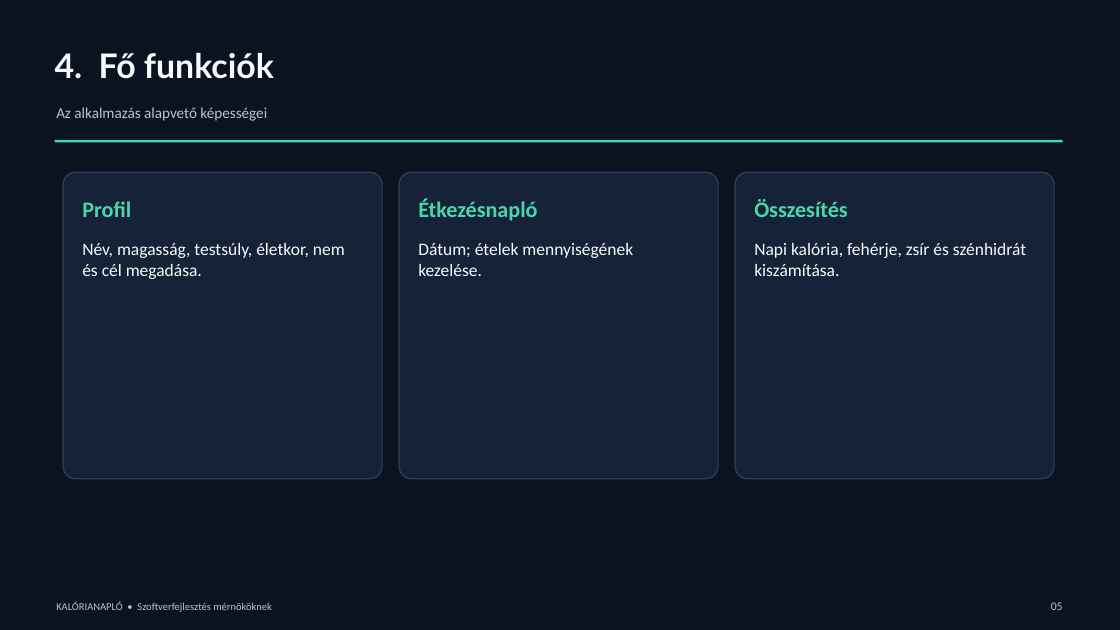
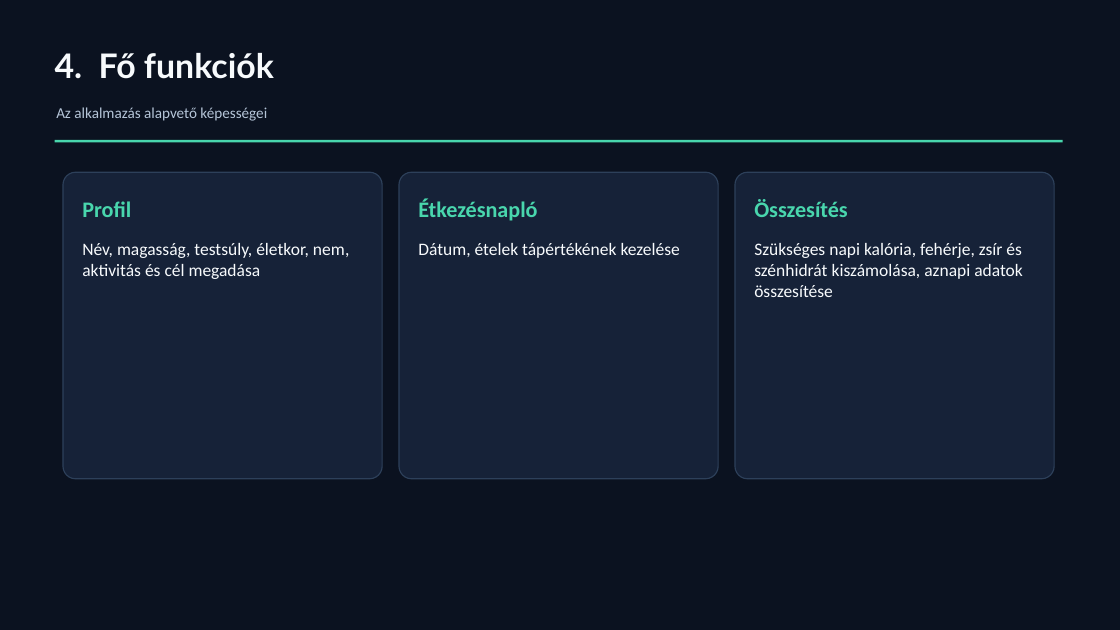
Before and after one commit to pbkbuff/arvacskak_projekt, a slide deck: slide 5 of docs/Kaloriszamlalo_projektbemutato.pptx. Drawn at 1120x630 pixels with LibreOffice and Linux fonts; fonts in the diff are those of the drawing. Boxes give left, top, right and bottom in pixels: in the first picture for what was removed or moved away, otherwise in the second. Text is boxed around its words. In the diff, an @@ line names an element or a change of style, - is before the commit and + after.

```diff
--- a/docs/Kaloriszamlalo_projektbemutato.pptx
+++ b/docs/Kaloriszamlalo_projektbemutato.pptx
@@ text at (x1=82, y1=243, x2=350, y2=279): text changed @@
-Név, magasság, testsúly, életkor, nem és cél megadása.
+Név, magasság, testsúly, életkor, nem, aktivitás és cél megadása
@@ text at (x1=418, y1=243, x2=680, y2=258): text changed @@
-Dátum; ételek mennyiségének kezelése.
+Dátum, ételek tápértékének kezelése
@@ text at (x1=754, y1=243, x2=1023, y2=297): text changed @@
-Napi kalória, fehérje, zsír és szénhidrát kiszámítása.
+Szükséges napi kalória, fehérje, zsír és szénhidrát kiszámolása, aznapi adatok összesítése
@@ text removed at (x1=56, y1=602, x2=272, y2=612) @@
-KALÓRIANAPLÓ • Szoftverfejlesztés mérnököknek
@@ text removed at (x1=1051, y1=602, x2=1063, y2=610) @@
-05
```
Also in this commit, not shown: 8 other slides changed, 4 slides added.
